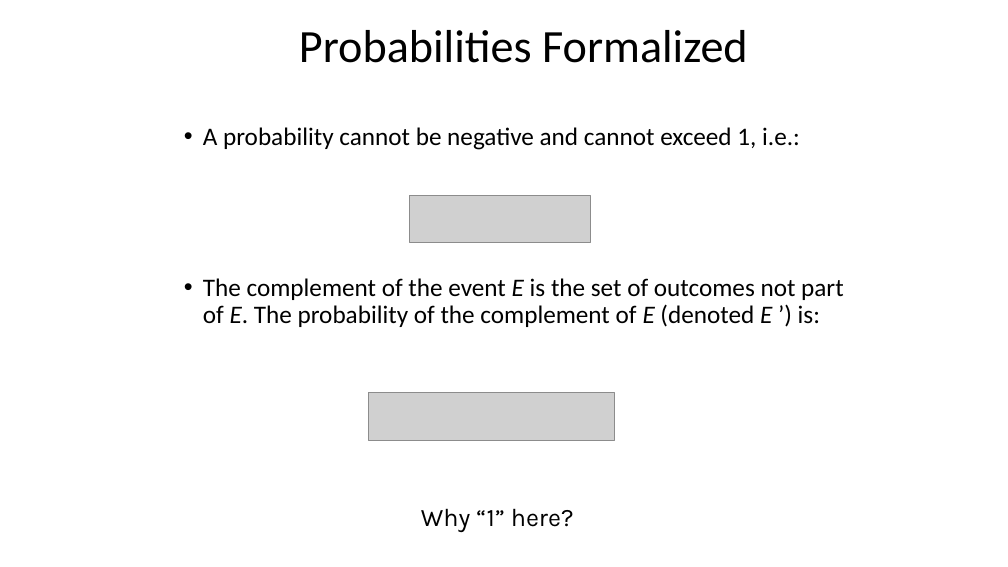
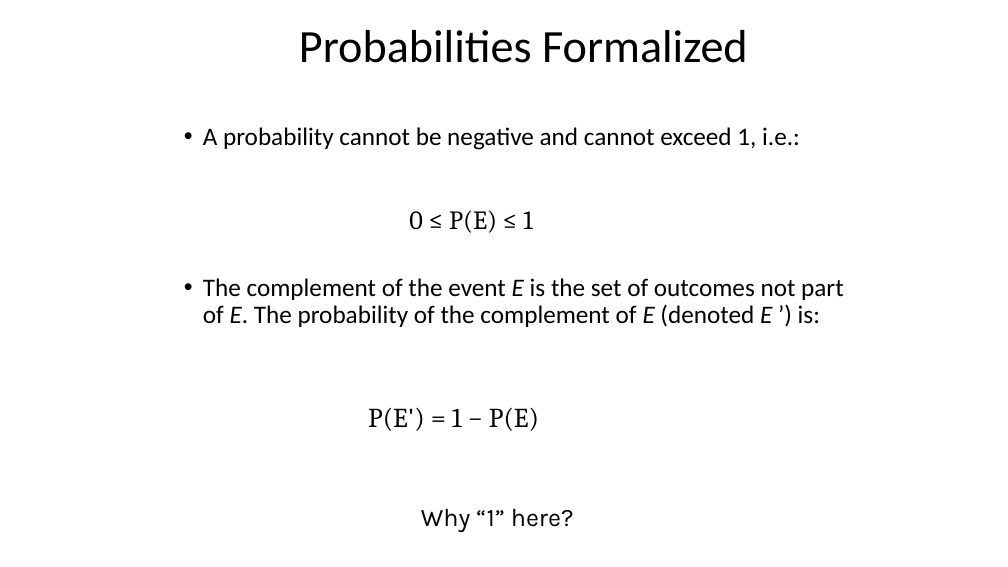
Before and after one commit to taaltree/FW536, a slide deck: slide 19 of Day1_Probability/FW536_Day1_Morning_intro to probability_accessible.pptx. Drawn at 1008x567 pixels with LibreOffice and Linux fonts; fonts in the diff are those of the drawing; grey boxes stand for pictures. Boxes give left, top, right and bottom in pixels: in the first picture for what was removed or moved away, otherwise in the second. Text is boxed around its words. In the diff, an @@ line names an element or a change of style, - is before the commit and + after.

```diff
--- a/Day1_Probability/FW536_Day1_Morning_intro to probability_accessible.pptx
+++ b/Day1_Probability/FW536_Day1_Morning_intro to probability_accessible.pptx
@@ picture removed at [410,195,591,242] @@
@@ text added at [409,210,533,233], 25 pt, text #000000 @@
+0 ≤ P(E) ≤ 1
@@ picture removed at [368,393,614,441] @@
@@ text added at [368,408,539,431], 26 pt, text #000000 @@
+P(E') = 1 − P(E)
```
Also in this commit, not shown: 10 other slides changed.
